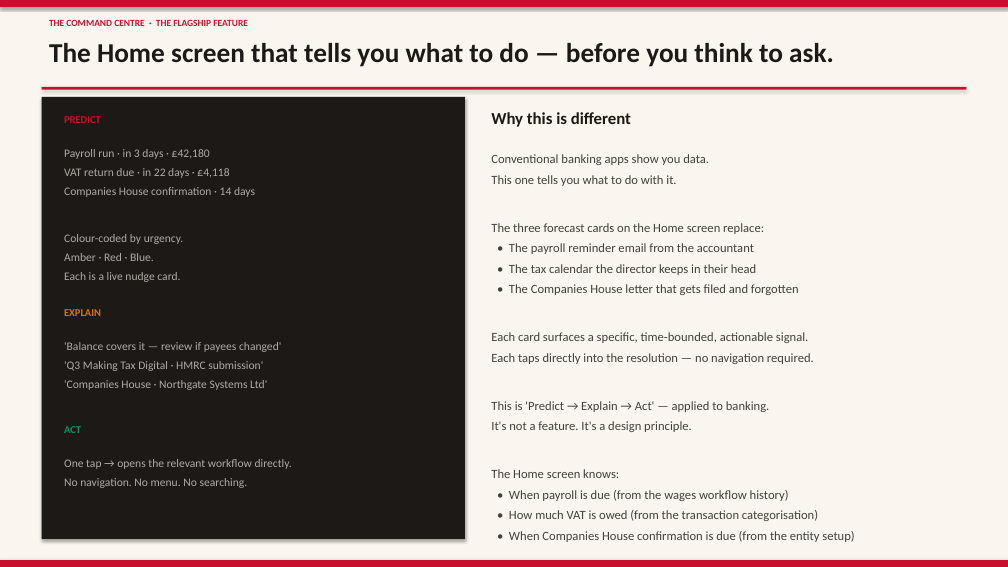
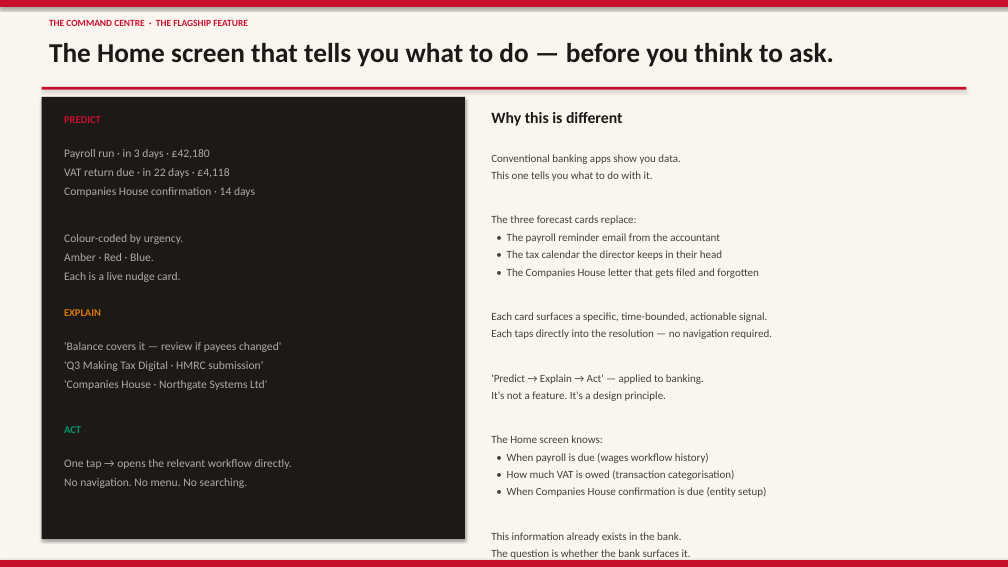
Before and after one commit to imscots-ui/santander, a slide deck: slide 6 of Santander_Digital_Banking_Future.pptx. Drawn at 1008x567 pixels with LibreOffice and Linux fonts; fonts in the diff are those of the drawing. Boxes give left, top, right and bottom in pixels: in the first picture for what was removed or moved away, otherwise in the second. Text is boxed around its words. In the diff, an @@ line names an element or a change of style, - is before the commit and + after.

```diff
--- a/Santander_Digital_Banking_Future.pptx
+++ b/Santander_Digital_Banking_Future.pptx
@@ text "Why this is different" at [491, 112, 623, 126]: size 16 to 15 pt @@
@@ text at [491, 154, 772, 542]: text changed; size 12 to 10.5 pt @@
-The question is whether the bank surfaces it — or makes the customer look for it.
+The question is whether the bank surfaces it.
@@ text at [491, 154, 772, 542]: size 12 to 10.5 pt in "Conventional banking apps show you data.", "This one tells you what to do ...", "• The payroll reminder email from the ...", "• The tax calendar the director keeps ..." and 6 more places; less space between paragraphs @@
@@ text at [491, 215, 637, 225]: text changed; size 12 to 10.5 pt @@
-The three forecast cards on the Home screen replace:
+The three forecast cards replace:
@@ text at [491, 374, 704, 384]: text changed; size 12 to 10.5 pt @@
-This is 'Predict → Explain → Act' — applied to banking.
+'Predict → Explain → Act' — applied to banking.
@@ text at [507, 453, 766, 497]: text changed; size 12 to 10.5 pt @@
-• When payroll is due (from the wages workflow history)
-• How much VAT is owed (from the transaction categorisation)
-• When Companies House confirmation is due (from the entity setup)
+• When payroll is due (wages workflow history)
+• How much VAT is owed (transaction categorisation)
+• When Companies House confirmation is due (entity setup)
```
Also in this commit, not shown: 2 other slides changed, 7 other files.
